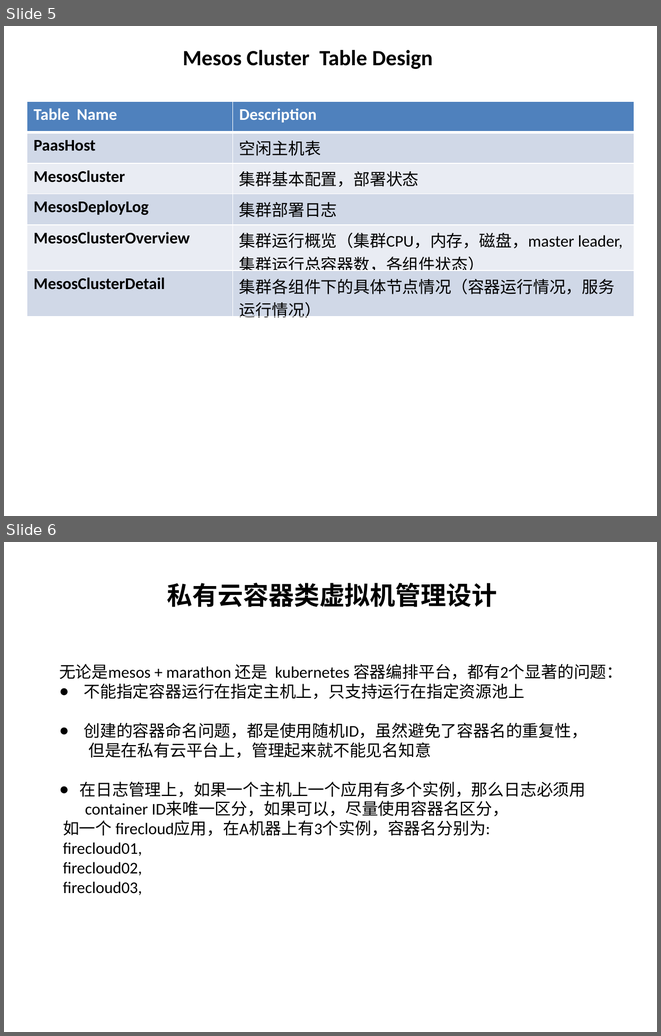
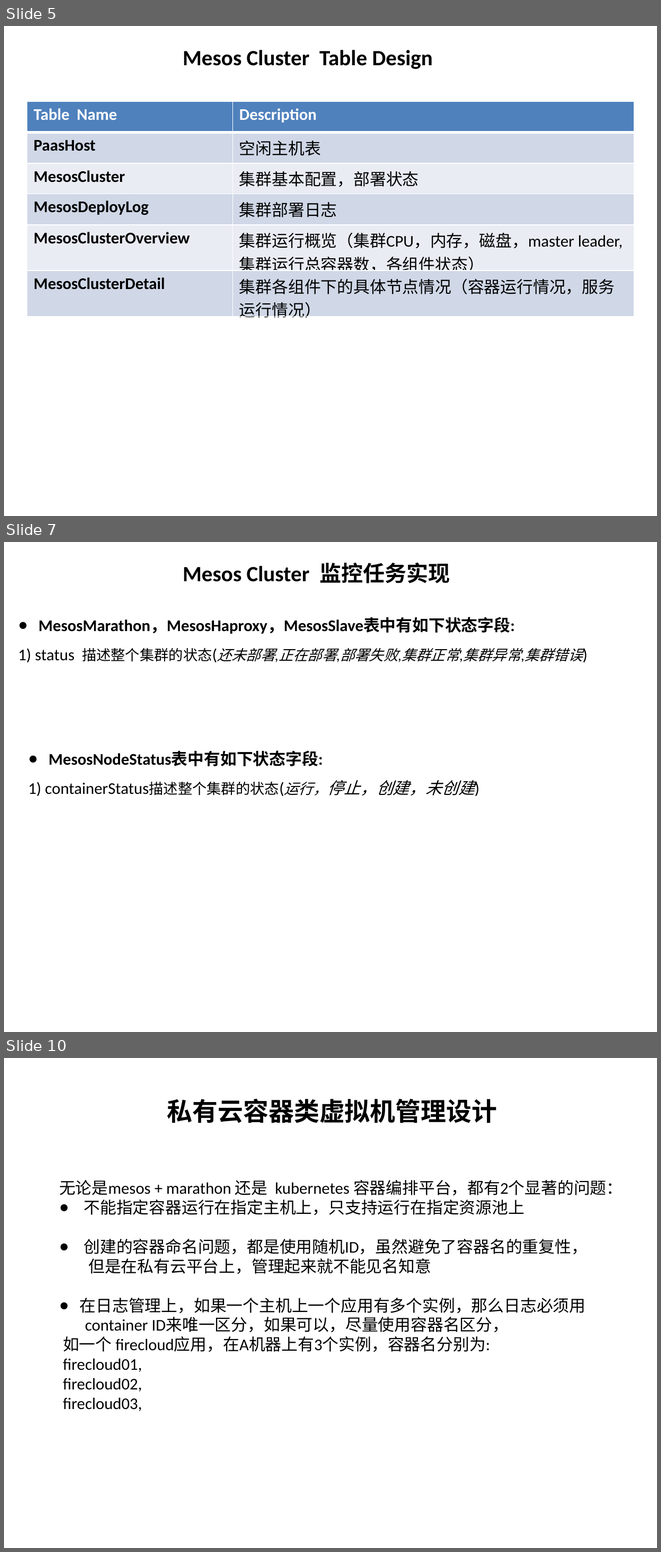
Before and after one commit to wsyx123/firecloud-server, a slide deck: description/firecloud-architecture.pptx. Shown one above the other, each under a label of ours: slides 5 and 6 before the commit, slides 5, 7 and 10 after it; the slides between them are not shown. The pictures are 661x1036 and 661x1552 pixels, drawn with LibreOffice and Linux fonts; fonts in the diff are those of the drawing. Boxes give left, top, right and bottom in pixels: in the first picture for what was removed or moved away, otherwise in the second. Text is boxed around its words. In the diff, an @@ line names an element or a change of style, - is before the commit and + after.

Commit message:
Complete monitoring function code for the mesos cluster

```diff
--- a/description/firecloud-architecture.pptx
+++ b/description/firecloud-architecture.pptx
@@ slide 7 added at box(4, 542, 657, 1032), background #FFFFFF @@
@@ text added at box(183, 562, 450, 583), 24 pt, text #000000, bold @@
+Mesos Cluster 监控任务实现
@@ text added at box(18, 617, 582, 662), 18 pt, text #000000 @@
+● MesosMarathon，MesosHaproxy，MesosSlave表中有如下状态字段:
+1) status 描述整个集群的状态(还未部署,正在部署,部署失败,集群正常,集群异常,集群错误)
@@ text added at box(28, 751, 475, 796), 18 pt, text #000000 @@
+● MesosNodeStatus表中有如下状态字段:
+1) containerStatus描述整个集群的状态(运行，停止，创建，未创建)
@@ what was slide 6 is now slide 10 @@
```
Also in this commit, not shown: 3 other slides added, 6 other files.
